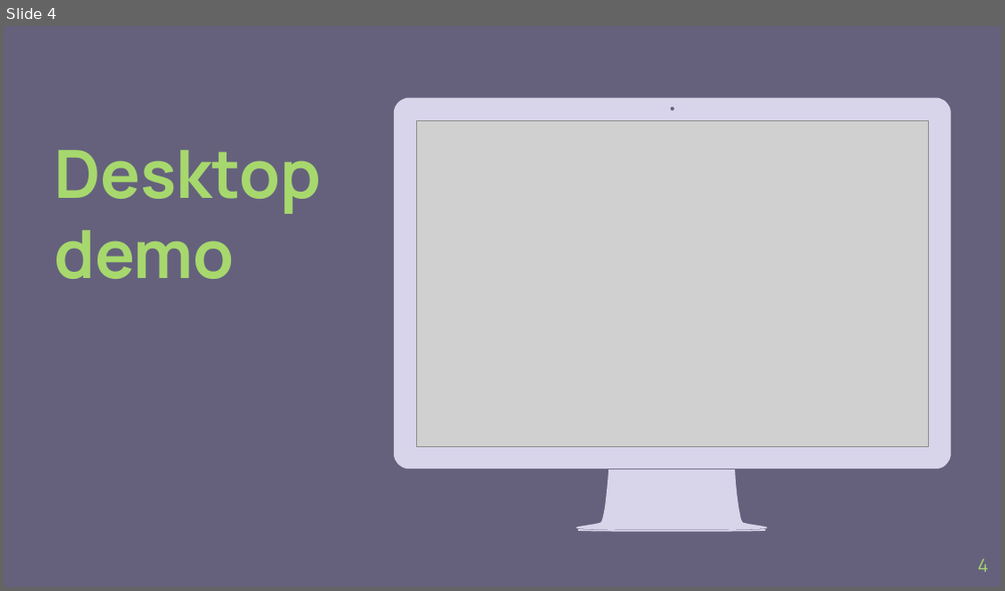
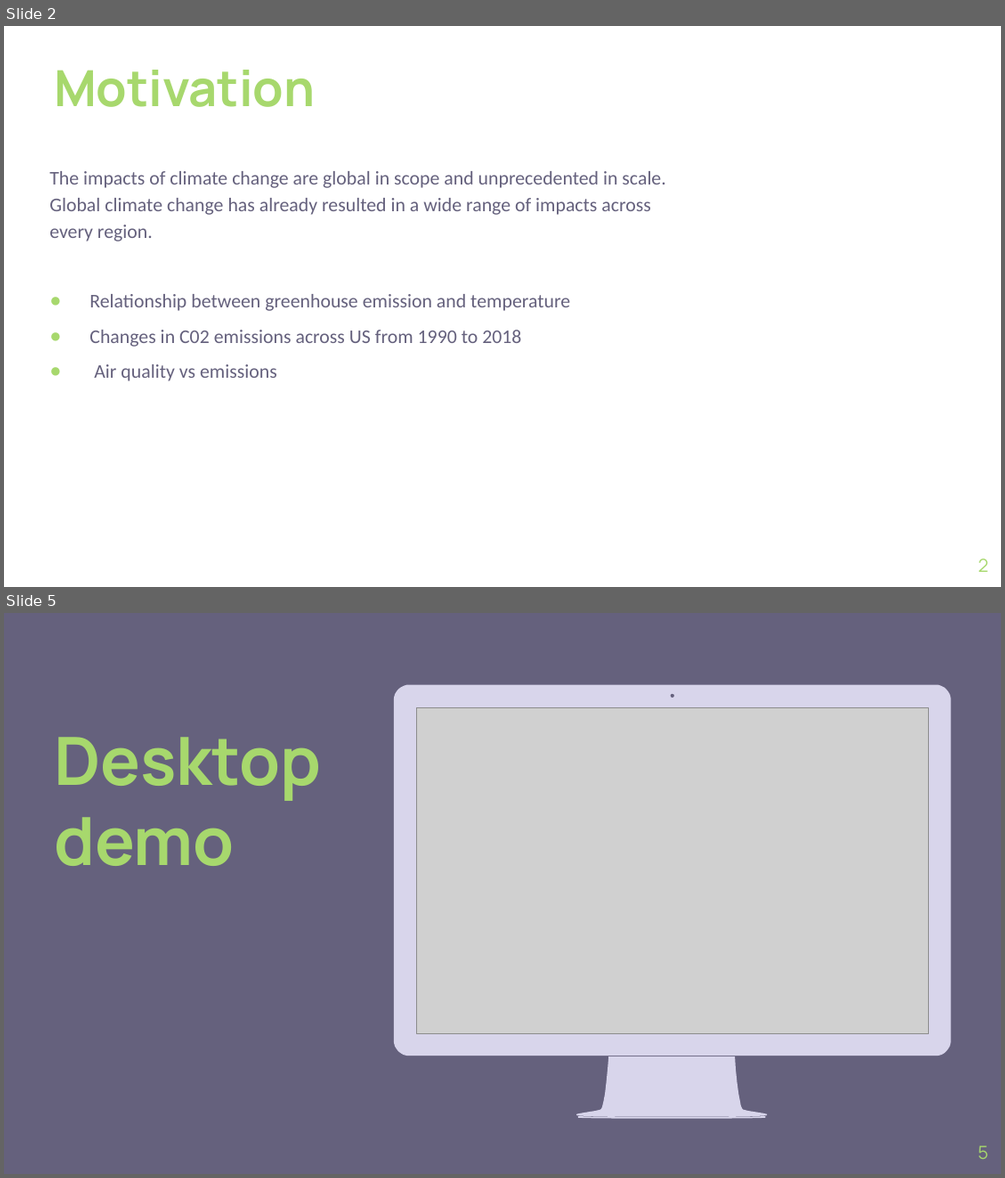
Before and after one commit to fpwirth/Data-Analytics-Project-2, a slide deck: ppt/theBigGreen_draft.pptx. Shown one above the other, each under a label of ours: slide 4 before the commit, slides 2 and 5 after it; the slides between them are not shown. The pictures are 1005x591 and 1005x1178 pixels, drawn with LibreOffice and Linux fonts; fonts in the diff are those of the drawing; grey boxes stand for pictures; background and template pictures are left out. Boxes give left, top, right and bottom in pixels: in the first picture for what was removed or moved away, otherwise in the second. Text is boxed around its words. In the diff, an @@ line names an element or a change of style, - is before the commit and + after.

```diff
--- a/ppt/theBigGreen_draft.pptx
+++ b/ppt/theBigGreen_draft.pptx
@@ slide 2 added at (x1=4, y1=26, x2=1001, y2=587), background #FFFFFF @@
@@ title added at (x1=54, y1=70, x2=315, y2=107), 36 pt, text #A7D86D, bold @@
+Motivation
@@ text added at (x1=49, y1=171, x2=665, y2=346), 14 pt, text #65617D @@
+The impacts of climate change are global in scope and unprecedented in scale. Global climate change has already resulted in a wide range of impacts across every region.
+● Relationship between greenhouse emission and temperature
+● Changes in C02 emissions across US from 1990 to 2018
+● Air quality vs emissions
@@ page number added at (x1=978, y1=558, x2=988, y2=572), 13 pt, text #A7D86D @@
+2
@@ what was slide 4 is now slide 5 @@
@@ page number at (x1=978, y1=1145, x2=988, y2=1159): text changed @@
-4
+5
```
Also in this commit, not shown: 2 slides changed, 1 other slide added, 1 slide removed, 1 other file.
